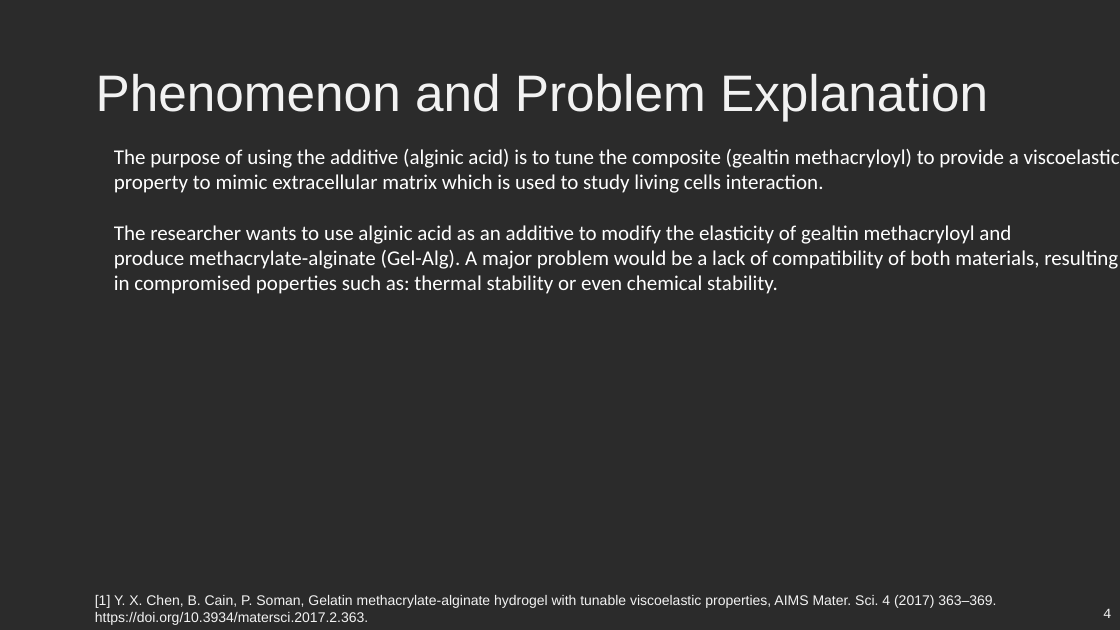
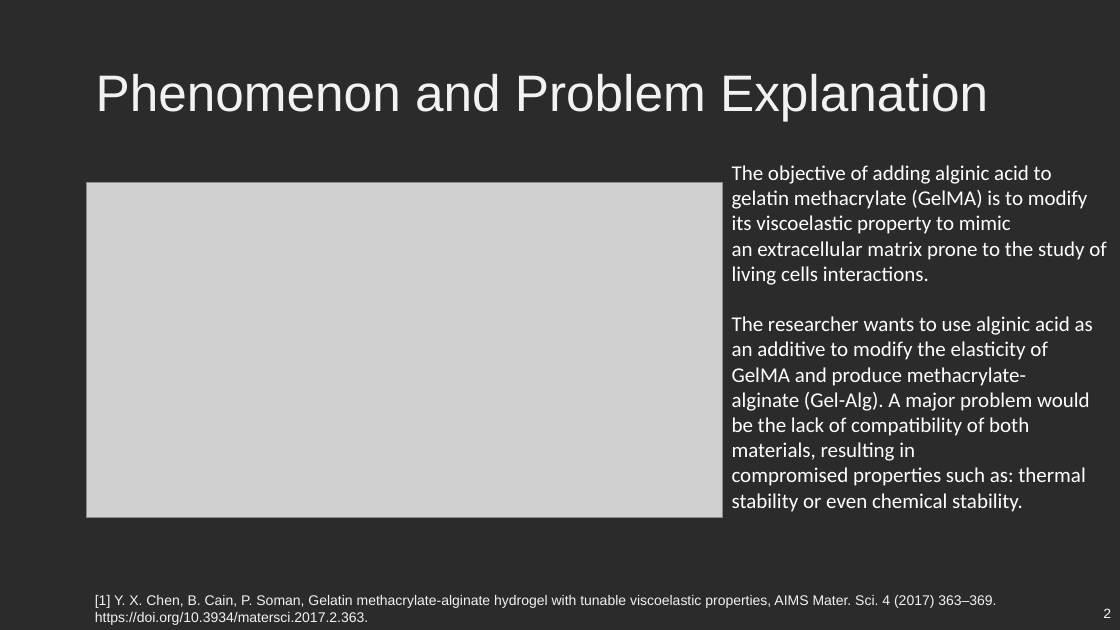
Before and after one commit to KiraSensei13/MNT_ITESM_courses, a slide deck: slide 2 of 3a.1.PlasticsAndCompositesEngineering/5_ClassActivity/2_Class Activity_06.07.2020_team2.pptx (slide 4 before the commit). Drawn at 1120x630 pixels with LibreOffice and Linux fonts; fonts in the diff are those of the drawing; grey boxes stand for pictures; background and template pictures are left out; a plain dark background stands for a picture behind light text. Boxes give left, top, right and bottom in pixels: in the first picture for what was removed or moved away, otherwise in the second. Text is boxed around its words. In the diff, an @@ line names an element or a change of style, - is before the commit and + after.

Commit message:
presentation update

```diff
--- a/3a.1.PlasticsAndCompositesEngineering/5_ClassActivity/2_Class Activity_06.07.2020_team2.pptx
+++ b/3a.1.PlasticsAndCompositesEngineering/5_ClassActivity/2_Class Activity_06.07.2020_team2.pptx
@@ text at box(732, 165, 1106, 512): text changed @@
-The purpose of using the additive (alginic acid) is to tune the composite (gealtin methacryloyl) to provide a viscoelastic property to mimic extracellular matrix which is used to study living cells interaction.
-The researcher wants to use alginic acid as an additive to modify the elasticity of gealtin methacryloyl and produce methacrylate-alginate (Gel-Alg). A major problem would be a lack of compatibility of both materials, resulting in compromised poperties such as: thermal stability or even chemical stability.
+The objective of adding alginic acid to gelatin methacrylate (GelMA) is to modify its viscoelastic property to mimic an extracellular matrix prone to the study of living cells interactions.
+The researcher wants to use alginic acid as an additive to modify the elasticity of GelMA and produce methacrylate-alginate (Gel-Alg). A major problem would be the lack of compatibility of both materials, resulting in compromised properties such as: thermal stability or even chemical stability.
@@ picture added at box(87, 182, 723, 518) @@
@@ page number at box(1103, 608, 1111, 618): text changed @@
-4
+2
```
Also in this commit, not shown: 5 other slides changed, 1 slide added, 5 slides removed, 1 other file.
